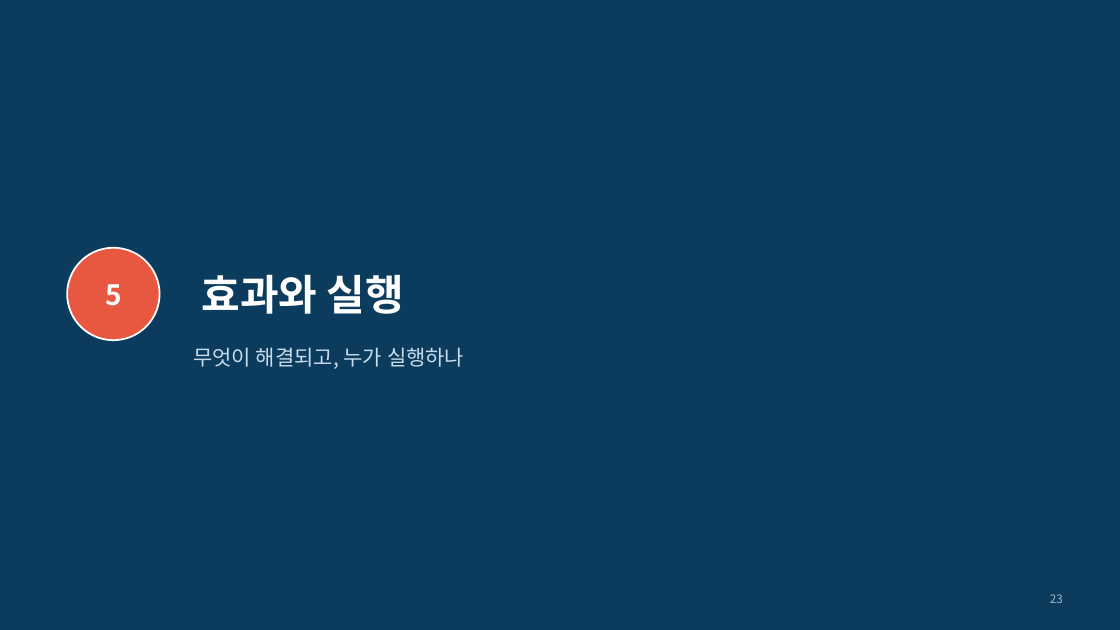
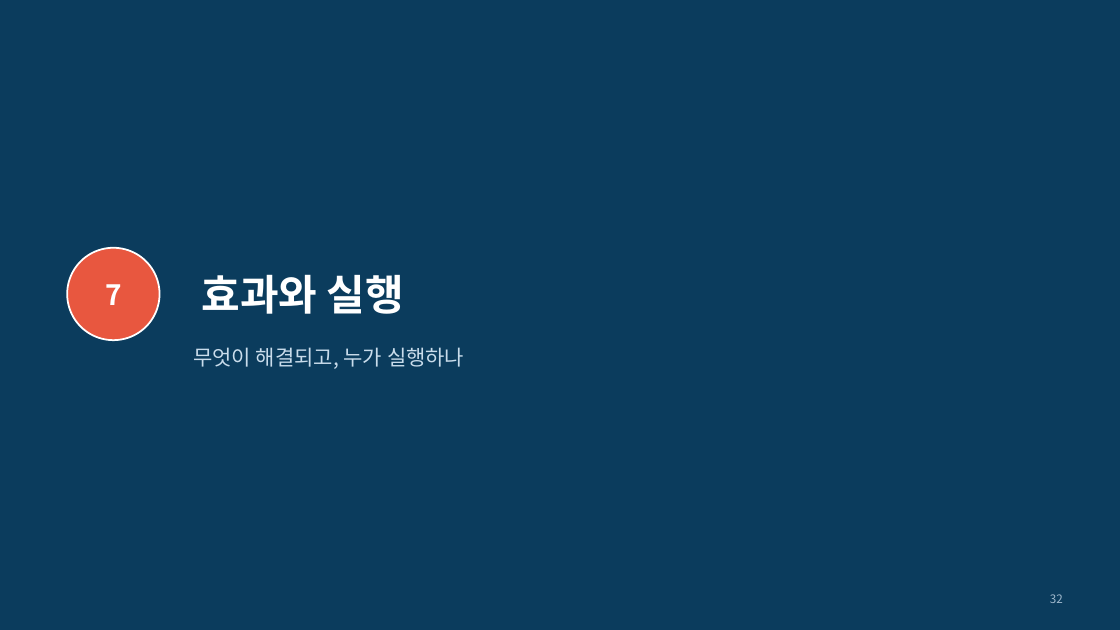
Before and after one commit to ddayoung03/busan-cruise-unpassing, a slide deck: slide 32 of 05_문서/3주차_발표자료.pptx (slide 23 before the commit). Drawn at 1120x630 pixels with LibreOffice and Linux fonts; fonts in the diff are those of the drawing. Boxes give left, top, right and bottom in pixels: in the first picture for what was removed or moved away, otherwise in the second. Text is boxed around its words. In the diff, an @@ line names an element or a change of style, - is before the commit and + after.

```diff
--- a/05_문서/3주차_발표자료.pptx
+++ b/05_문서/3주차_발표자료.pptx
@@ text at [105,284,122,305]: text changed @@
-5
+7
@@ page number at [1050,594,1063,603]: text changed @@
-23
+32
```
Also in this commit, not shown: 7 other slides changed, 9 slides added, 3 other files.
